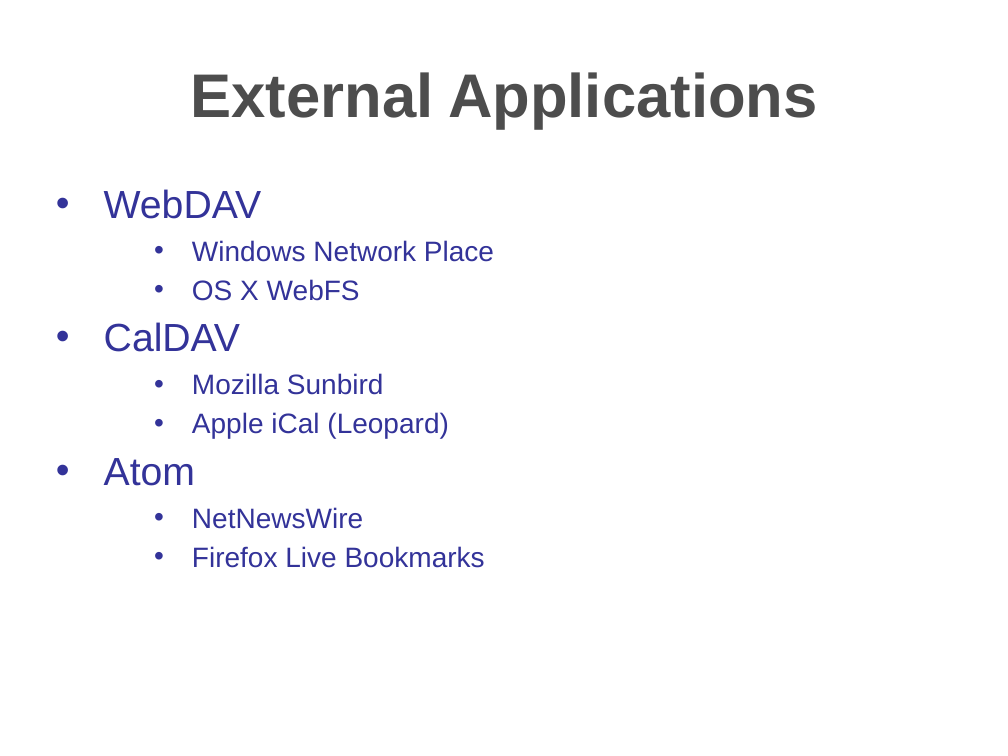
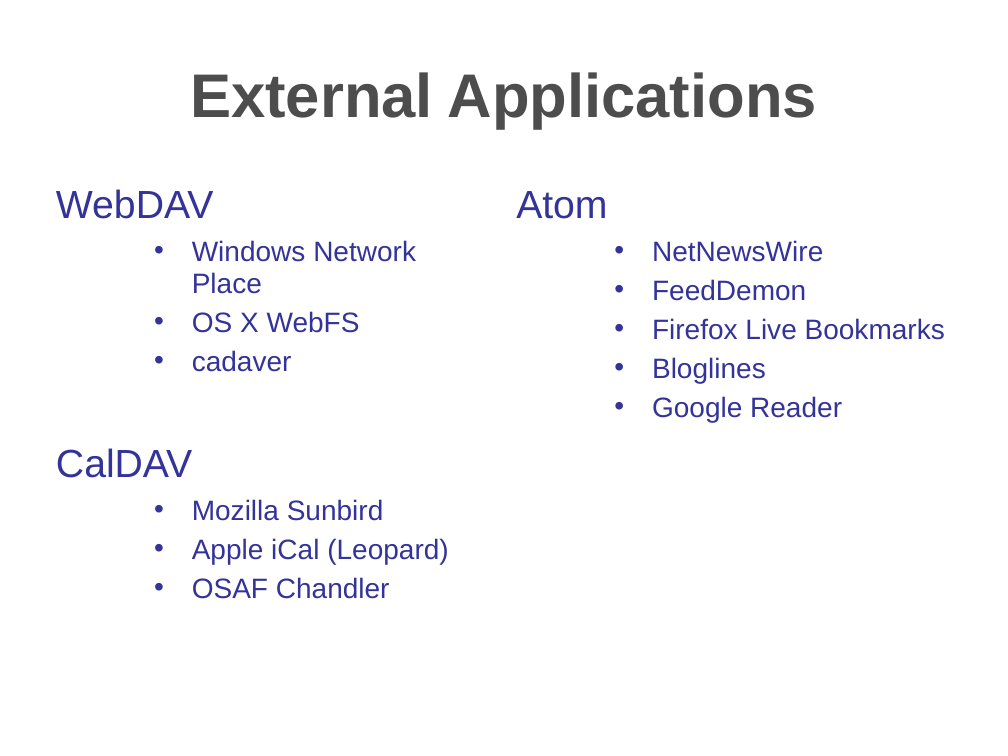
Before and after one commit to travis/cosmo, a slide deck: slide 9 of src/docs/presentations/apachecon2006.ppt. Drawn at 1008x756 pixels with LibreOffice and Linux fonts; fonts in the diff are those of the drawing; background and template pictures are left out. Boxes give left, top, right and bottom in pixels: in the first picture for what was removed or moved away, otherwise in the second. Text is boxed around its words. In the diff, an @@ line names an element or a change of style, - is before the commit and + after.

```diff
--- a/src/docs/presentations/apachecon2006.ppt
+++ b/src/docs/presentations/apachecon2006.ppt
@@ text at (56, 189, 448, 564): bullet • to none; indent changed; line spacing 23pt to 22.9pt @@
@@ text added at (516, 191, 945, 422), 20 pt, text #333399 @@
+Atom
+    • NetNewsWire
+    • FeedDemon
+    • Firefox Live Bookmarks
+    • Bloglines
+    • Google Reader
@@ text at (192, 350, 292, 372): paragraph added @@
+    • cadaver
@@ text at (192, 577, 390, 599): text changed @@
-• Atom
-    • NetNewsWire
-    • Firefox Live Bookmarks
+    • OSAF Chandler
```
Also in this commit, not shown: 23 other slides changed, 10 slides added, 6 slides removed.
